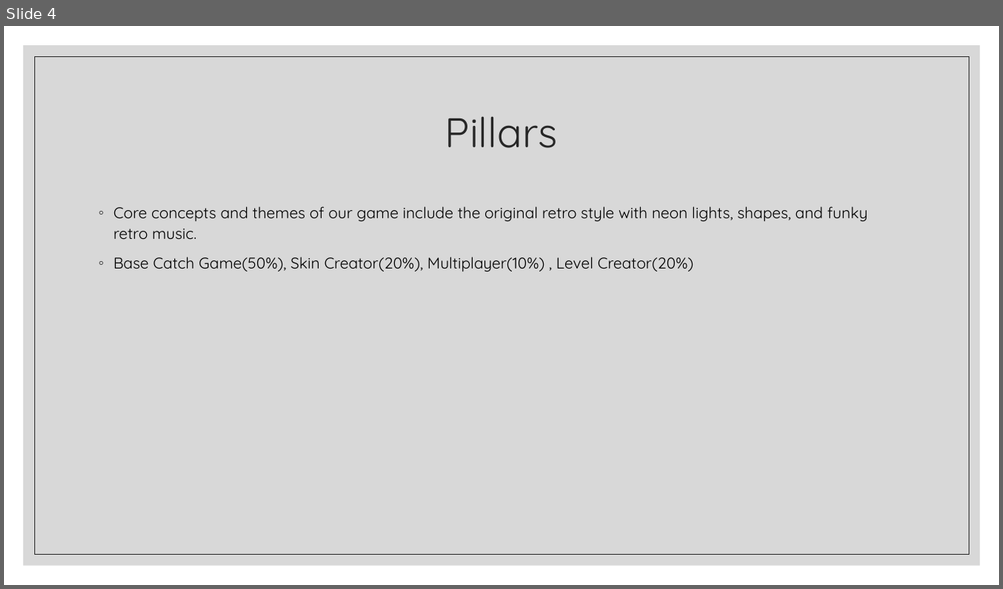
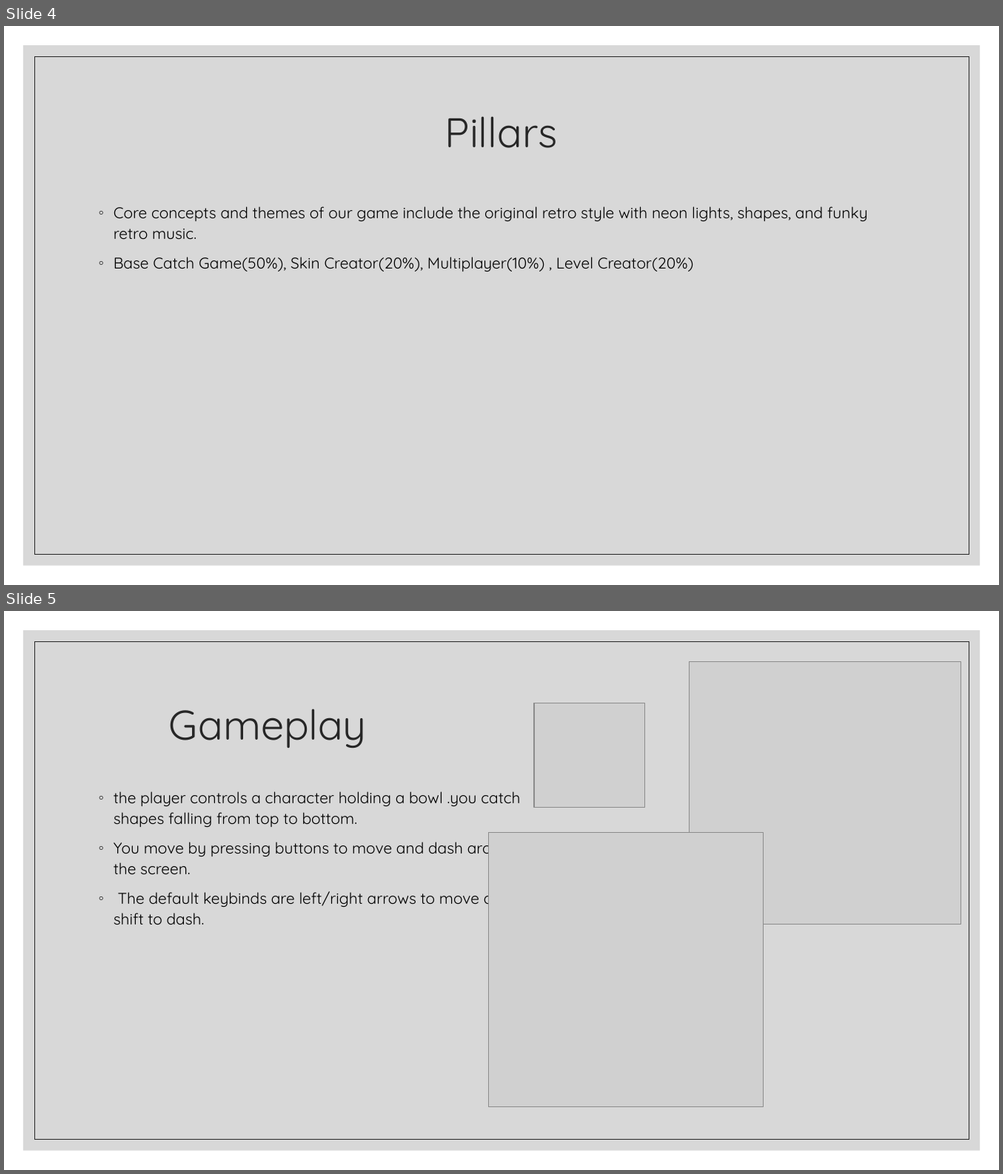
Before and after one commit to PeterLowe/concept3-richie-davis, a slide deck: Catch Maker.pptx. Shown one above the other, each under a label of ours: slide 4 before the commit, slides 4 and 5 after it. The pictures are 1003x589 and 1003x1174 pixels, drawn with LibreOffice and Linux fonts; fonts in the diff are those of the drawing; grey boxes stand for pictures. Boxes give left, top, right and bottom in pixels: in the first picture for what was removed or moved away, otherwise in the second. Text is boxed around its words. In the diff, an @@ line names an element or a change of style, - is before the commit and + after.

```diff
--- a/Catch Maker.pptx
+++ b/Catch Maker.pptx
@@ slide 5 added at (4,611,999,1170), background #FFFFFF; not listed: 2 template elements that a slide beside it also shows @@
@@ picture added at (689,662,961,924) @@
@@ title added at (169,709,367,748), 40 pt, text #262626 @@
+Gameplay
@@ picture added at (534,703,644,807) @@
@@ text added at (114,792,520,925), 15 pt, text #000000 @@
+◦ the player controls a character holding a bowl .you catch shapes falling from top to bottom.
+◦ You move by pressing buttons to move and dash around the screen.
+◦ The default keybinds are left/right arrows to move and shift to dash.
@@ picture added at (488,832,762,1107) @@
```
Also in this commit, not shown: 2 other slides added.
